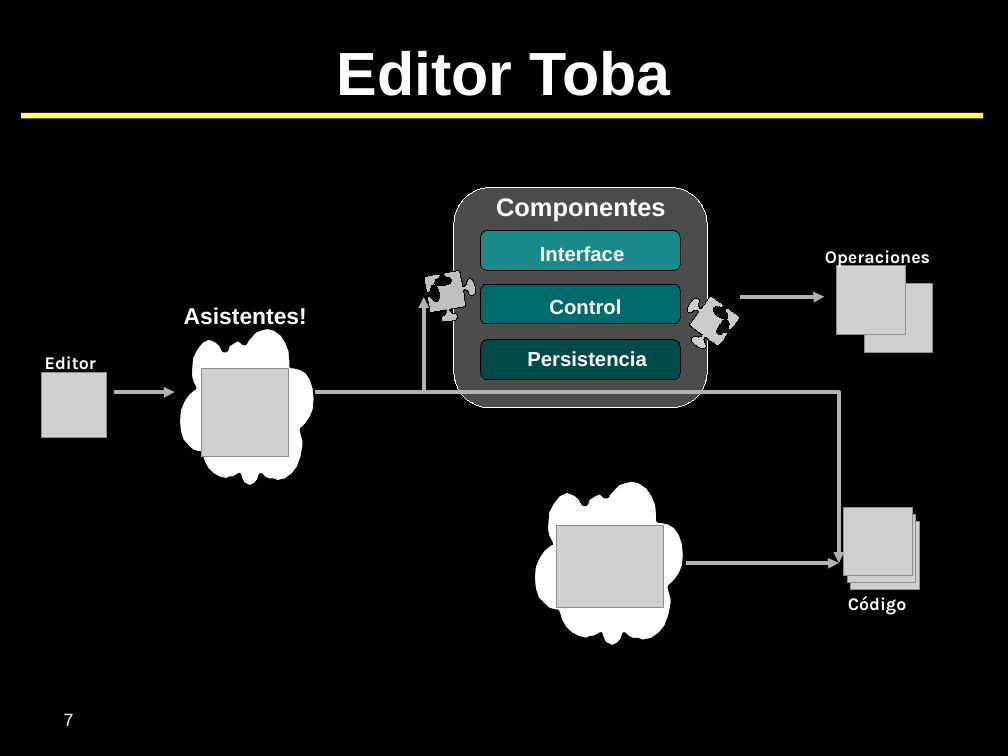
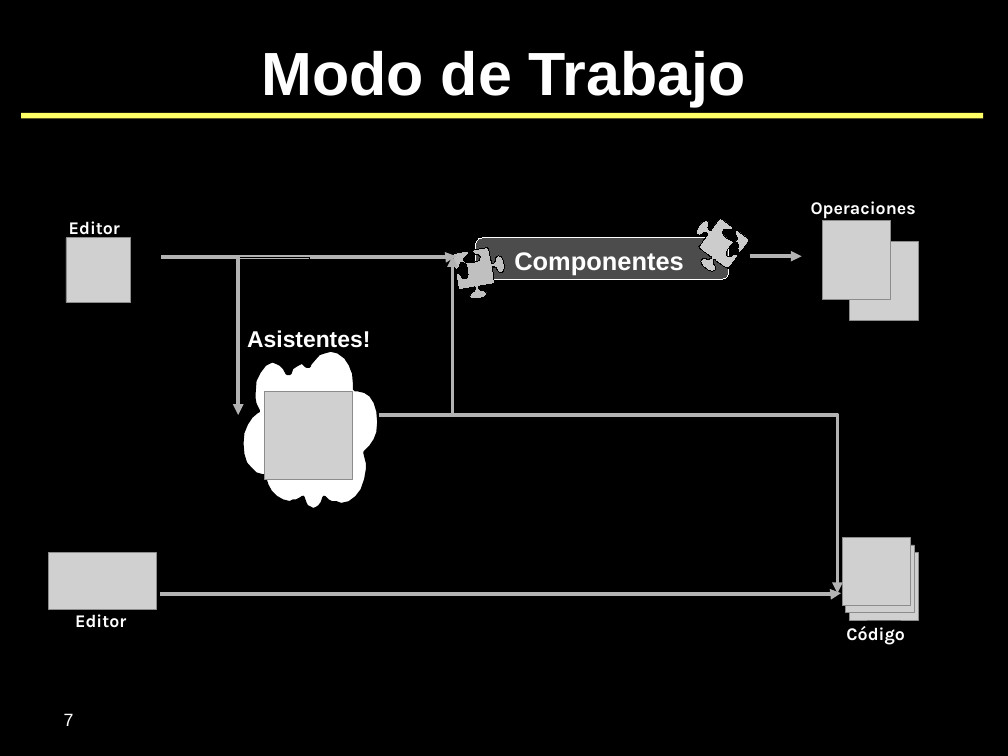
Before and after one commit to SIU-Toba/framework, a slide deck: slide 7 of doc/presentaciones/2007 - CafeConf.odp. Drawn at 1008x756 pixels with LibreOffice and Linux fonts; fonts in the diff are those of the drawing; grey boxes stand for pictures; background and template pictures are left out. Boxes give left, top, right and bottom in pixels: in the first picture for what was removed or moved away, otherwise in the second. Text is boxed around its words. In the diff, an @@ line names an element or a change of style, - is before the commit and + after.

```diff
--- a/doc/presentaciones/2007 - CafeConf.odp
+++ b/doc/presentaciones/2007 - CafeConf.odp
@@ title at box(262, 51, 746, 107): text changed @@
-Editor Toba
+Modo de Trabajo
@@ text "Operaciones": place and size @@
-text "Operaciones" at box(825, 250, 930, 268)
+text "Operaciones" at box(811, 201, 916, 219)
@@ text "Editor": place and size @@
-text "Editor" at box(45, 356, 96, 374)
+text "Editor" at box(69, 221, 120, 239)
@@ picture: place and size @@
-picture at box(42, 373, 107, 438)
+picture at box(66, 238, 131, 303)
@@ rounded rectangle: place and size @@
-rounded rectangle at box(454, 188, 707, 408)
+rounded rectangle at box(476, 238, 729, 279)
@@ freeform shape: place and size @@
-freeform shape at box(672, 288, 741, 357)
+freeform shape at box(681, 211, 750, 280)
@@ picture: place and size @@
-picture at box(864, 284, 933, 353)
+picture at box(822, 220, 891, 299)
@@ elbow arrow moved from (114, 392) - (175, 392) to (161, 257) - (238, 415) @@
@@ elbow arrow added from (161, 257) to (456, 256), #B3B3B3 2.83 pt @@
@@ elbow arrow added from (161, 257) to (308, 320), #000000 0 pt @@
@@ elbow arrow moved from (316, 392) - (424, 297) to (379, 415) - (453, 256) @@
@@ freeform shape: place and size @@
-freeform shape at box(424, 269, 481, 326)
+freeform shape at box(453, 245, 510, 302)
@@ text "Componentes": place and size @@
-text "Componentes" at box(496, 198, 666, 221)
+text "Componentes" at box(514, 252, 684, 275)
@@ elbow arrow moved from (740, 297) - (824, 297) to (750, 256) - (801, 256) @@
@@ picture: place and size @@
-picture at box(837, 266, 906, 335)
+picture at box(850, 241, 918, 320)
@@ text "Asistentes!": place and size @@
-text "Asistentes!" at box(184, 307, 307, 330)
+text "Asistentes!" at box(247, 330, 370, 353)
@@ freeform shape: place and size @@
-freeform shape at box(178, 327, 316, 488)
+freeform shape at box(241, 350, 379, 510)
@@ group removed at box(480, 231, 680, 381): 3 rounded rectangles, 3 texts @@
-Interface
-Control
-Persistencia
@@ picture: place and size @@
-picture at box(201, 370, 289, 457)
+picture at box(264, 392, 352, 480)
@@ elbow arrow moved from (316, 392) - (839, 563) to (379, 415) - (838, 594) @@
@@ freeform shape removed at box(533, 480, 685, 648) @@
@@ picture: place and size @@
-picture at box(851, 522, 919, 590)
+picture at box(842, 538, 911, 606)
@@ picture: place and size @@
-picture at box(556, 526, 663, 608)
+picture at box(48, 553, 156, 610)
@@ elbow arrow removed from (685, 563) to (839, 563) @@
@@ picture: place and size @@
-picture at box(847, 515, 916, 583)
+picture at box(846, 545, 915, 613)
@@ picture: place and size @@
-picture at box(843, 508, 912, 575)
+picture at box(850, 552, 918, 620)
@@ elbow arrow added from (160, 595) to (842, 594), #B3B3B3 2.83 pt @@
@@ text added at box(75, 614, 126, 628), 14 pt, text #FFFFFF, bold @@
+Editor
@@ text "Código": place and size @@
-text "Código" at box(848, 596, 907, 615)
+text "Código" at box(846, 626, 905, 645)
```
Also in this commit, not shown: 1 other slide changed.
